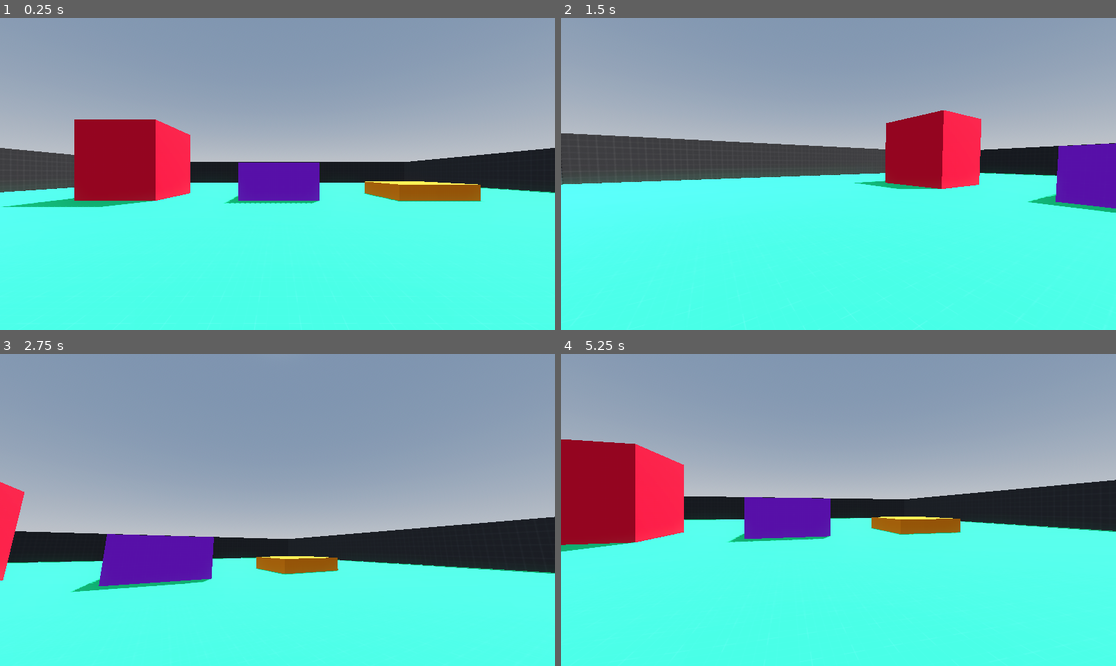
Above: before the commit, frames 1-4 (two rows, left to right).
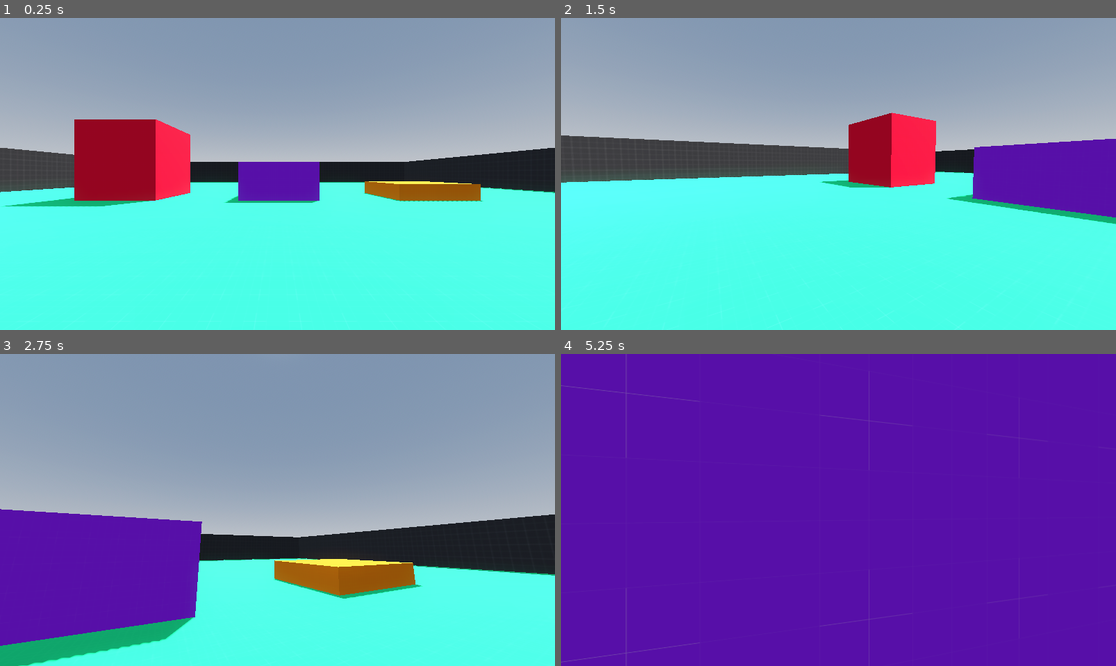
Above: after the commit, the same moments.

Repository: GoodieDawson/3D_1st_Person_Character_Controller
Game: Godot game, scene res://scenes/main.tscn
Same seed, same stepped clock (60 frames per second), same inputs: the game is played once before the commit and once after it.
Inputs (mouse positions are in pixels of both pictures, inside the frame that each line leads up to):
- Up to frame 1 (0.25 s): no input
- Up to frame 2 (1.5 s): tap Enter at 0.5 s; move the mouse to (866, 174) at 0.52 s; hold Shift (sprint) 0.53-1.28 s; hold W (forward) from 0.53 s (still down); tap Space (jump) at 0.77 s; move the mouse to (810, 174) at 1.27 s; tap Shift (sprint) at 1.35 s
- Up to frame 3 (2.75 s): keep holding W (forward); tap Space (jump) at 1.52 s; move the mouse to (288, 503) at 2.02 s; hold Shift (sprint) from 2.03 s (still down)
- Up to frame 4 (5.25 s): keep holding W (forward); move the mouse to (832, 516) at 2.77 s; release Shift (sprint) at 2.78 s; tap Shift (sprint) at 2.85, 4.35 s; tap Space (jump) at 3.02, 3.77, 4.52 s; move the mouse to (877, 513) at 3.52 s; hold Shift (sprint) 3.53-4.28 s; move the mouse to (794, 506) at 4.27 s; move the mouse to (844, 510) at 5.02 s; hold Shift (sprint) from 5.03 s (still down)

The runs differ from the first frame. In frame 1, 0.4% of the frame differs, in the area x 0-100%, y 32-61%; in frame 2, 9.6%; in frame 3, 17%; in frame 4, 98%, in the area x 0-100%, y 0-100%.

Commit message:
Added Fall state
Added logic for movement during falling and connected relevant state transitions

Diff:
--- a/scenes/player.tscn
+++ b/scenes/player.tscn
@@ -1,8 +1,9 @@
-[gd_scene load_steps=6 format=3 uid="uid://cl88bfs2u8uer"]
+[gd_scene load_steps=7 format=3 uid="uid://cl88bfs2u8uer"]
 
 [ext_resource type="Script" uid="uid://rwuab0tn5sk" path="res://scripts/CharacterStateMachine.gd" id="1_g2els"]
 [ext_resource type="Script" uid="uid://bi650t0alnkdh" path="res://scripts/idle.gd" id="2_qhqgy"]
 [ext_resource type="Script" uid="uid://bleu51jwyu8fq" path="res://scripts/walk.gd" id="3_qhqgy"]
+[ext_resource type="Script" uid="uid://bg7bhrepdn7rx" path="res://scripts/fall.gd" id="4_dqkch"]
 
 [sub_resource type="CapsuleMesh" id="CapsuleMesh_u8vuu"]
 
@@ -42,3 +43,10 @@
 camera_mount = NodePath("../../CameraMount")
 camera_3d = NodePath("../../CameraMount/Camera3D")
 metadata/_custom_type_script = "uid://dhobplmye02h4"
+
+[node name="Fall" type="Node" parent="CharacterStateMachine" node_paths=PackedStringArray("character_body_3d", "camera_mount", "camera_3d")]
+script = ExtResource("4_dqkch")
+character_body_3d = NodePath("../..")
+camera_mount = NodePath("../../CameraMount")
+camera_3d = NodePath("../../CameraMount/Camera3D")
+metadata/_custom_type_script = "uid://dhobplmye02h4"
--- /dev/null
+++ b/scripts/fall.gd
@@ -0,0 +1,29 @@
+extends CharacterState
+
+const WALK_SPEED: float = 5.0
+const SPRINT_SPEED: float = 8.0
+
+var speed: float = 0
+
+func enter() -> void:
+	if character_state_machine.current_state.name == "walk":
+		speed = WALK_SPEED
+
+	if character_state_machine.current_state.name == "sprint":
+		speed = SPRINT_SPEED
+
+func physics_update(delta: float) -> void:
+
+	var input_dir : Vector2 = Input.get_vector("left", "right", "forward", "backward")
+	var direction : Vector3 = (camera_mount.transform.basis * Vector3(input_dir.x, 0, input_dir.y)).normalized()
+
+	# Add the gravity.
+	character_body_3d.velocity += character_body_3d.get_gravity() * delta
+
+	character_body_3d.velocity.x = lerp(character_body_3d.velocity.x, direction.x * speed, delta * 3.0)
+	character_body_3d.velocity.z = lerp(character_body_3d.velocity.z, direction.z * speed, delta * 3.0)
+
+	if character_body_3d.is_on_floor():
+		character_state_machine.change_state("idle")
+
+	character_body_3d.move_and_slide()
--- a/scripts/idle.gd
+++ b/scripts/idle.gd
@@ -8,3 +8,6 @@
 
 	if direction and character_body_3d.is_on_floor():
 		character_state_machine.change_state("walk")
+
+	if !character_body_3d.is_on_floor():
+		character_state_machine.change_state("fall")
--- a/scripts/walk.gd
+++ b/scripts/walk.gd
@@ -22,6 +22,9 @@
 	t_bob += delta * character_body_3d.velocity.length() * float(character_body_3d.is_on_floor())
 	camera_3d.transform.origin = headbob(t_bob)
 
+	if !character_body_3d.is_on_floor():
+		character_state_machine.change_state("fall")
+
 	if !direction:
 		character_state_machine.change_state("idle")
 
Not shown, added: scripts/fall.gd.uid
